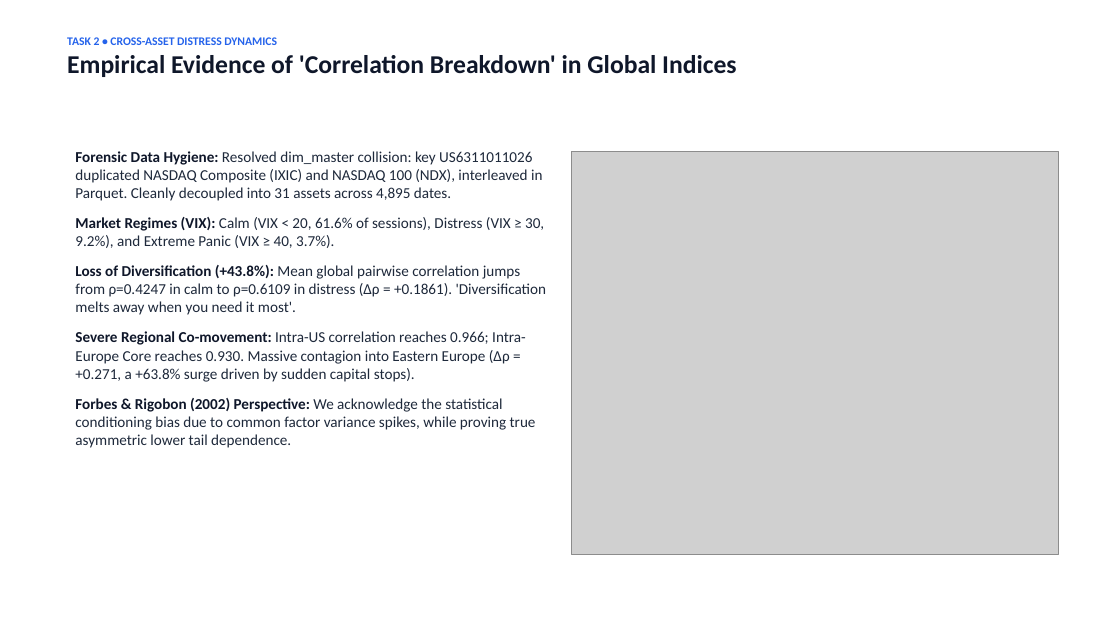
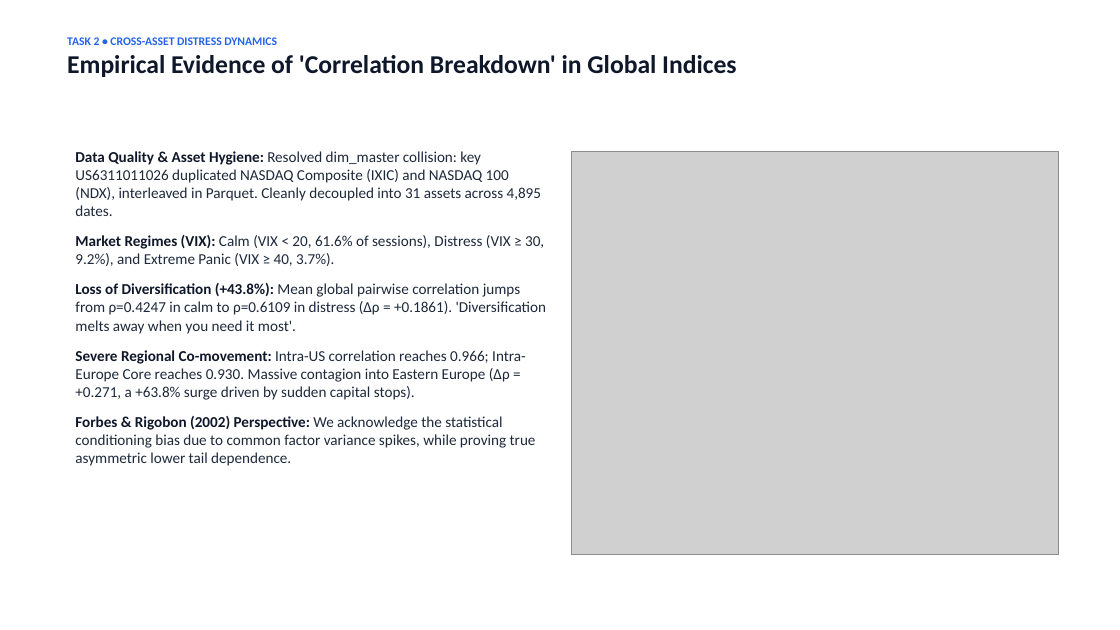
Before and after one commit to jusefek/FlatexDegiro, a slide deck: slide 5 of FlatexDEGIRO_Risk_Analytics_Presentation_EN.pptx. Drawn at 1120x630 pixels with LibreOffice and Linux fonts; fonts in the diff are those of the drawing; grey boxes stand for pictures. Boxes give left, top, right and bottom in pixels: in the first picture for what was removed or moved away, otherwise in the second. Text is boxed around its words. In the diff, an @@ line names an element or a change of style, - is before the commit and + after.

Commit message:
Chore: Update PPTX slide deck with natural tone (remove 'forensic' and 'executive')

```diff
--- a/FlatexDEGIRO_Risk_Analytics_Presentation_EN.pptx
+++ b/FlatexDEGIRO_Risk_Analytics_Presentation_EN.pptx
@@ text at [75,151,541,216]: text changed @@
-Forensic Data Hygiene: Resolved dim_master collision: key US6311011026 duplicated NASDAQ Composite (IXIC) and NASDAQ 100 (NDX), interleaved in Parquet. Cleanly decoupled into 31 assets across 4,895 dates.
+Data Quality & Asset Hygiene: Resolved dim_master collision: key US6311011026 duplicated NASDAQ Composite (IXIC) and NASDAQ 100 (NDX), interleaved in Parquet. Cleanly decoupled into 31 assets across 4,895 dates.
```
Also in this commit, not shown: 1 other slide changed.
